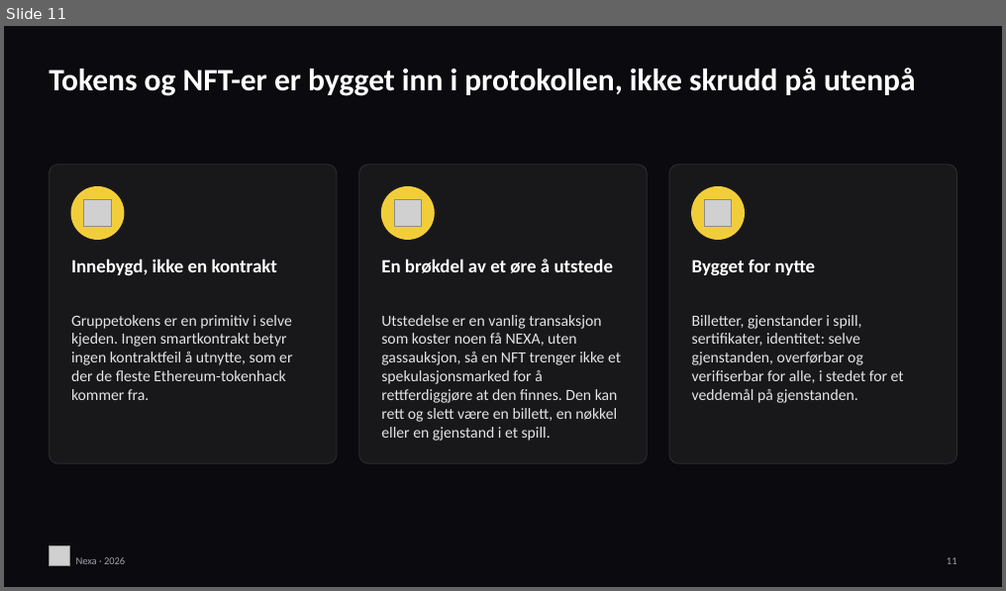
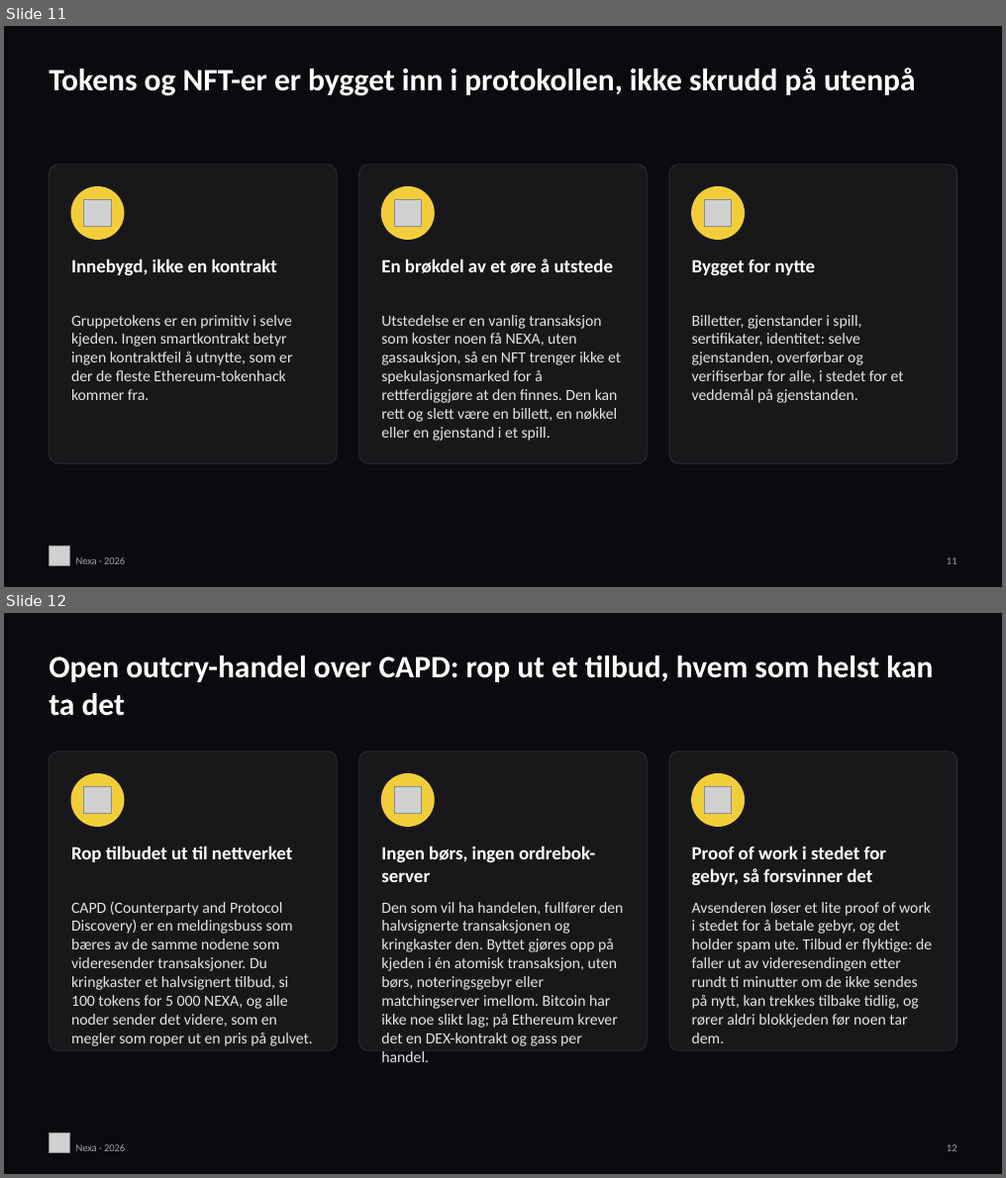
Before and after one commit to jQrgen/presentations, a slide deck: docs/nexa-vs-bitcoin-ethereum/Nexa-vs-Bitcoin-Ethereum-NO.pptx. Shown one above the other, each under a label of ours: slide 11 before the commit, slides 11 and 12 after it. The pictures are 1006x591 and 1006x1178 pixels, drawn with LibreOffice and Linux fonts; fonts in the diff are those of the drawing; grey boxes stand for pictures. Boxes give left, top, right and bottom in pixels: in the first picture for what was removed or moved away, otherwise in the second. Text is boxed around its words. In the diff, an @@ line names an element or a change of style, - is before the commit and + after.

Commit message:
Nexa deck: CAPD open outcry slide and comparison row (16 slides)

```diff
--- a/docs/nexa-vs-bitcoin-ethereum/Nexa-vs-Bitcoin-Ethereum-NO.pptx
+++ b/docs/nexa-vs-bitcoin-ethereum/Nexa-vs-Bitcoin-Ethereum-NO.pptx
@@ slide 12 added at [4,613,1002,1174], background #0A0A0F @@
@@ text added at [49,656,933,716], 30 pt, text #FFFFFF, bold @@
+Open outcry-handel over CAPD: rop ut et tilbud, hvem som helst kan ta det
@@ rounded rectangle added at [49,752,337,1051], fill #18181B, outline #2E2E35 0.75 pt @@
@@ rounded rectangle added at [358,752,647,1051], fill #18181B, outline #2E2E35 0.75 pt @@
@@ rounded rectangle added at [669,752,957,1051], fill #18181B, outline #2E2E35 0.75 pt @@
@@ ellipse added at [71,774,124,827], fill #F2CD3A, outline #F2CD3A 1 pt @@
@@ picture added at [84,786,111,814] @@
@@ ellipse added at [381,774,434,827], fill #F2CD3A, outline #F2CD3A 1 pt @@
@@ picture added at [394,786,421,814] @@
@@ ellipse added at [692,774,745,827], fill #F2CD3A, outline #F2CD3A 1 pt @@
@@ picture added at [705,786,732,814] @@
@@ text added at [71,846,292,862], 18 pt, text #FFFFFF, bold @@
+Rop tilbudet ut til nettverket
@@ text added at [381,846,595,882], 18 pt, text #FFFFFF, bold @@
+Ingen børs, ingen ordrebok-server
@@ text added at [692,846,887,885], 18 pt, text #FFFFFF, bold @@
+Proof of work i stedet for gebyr, så forsvinner det
@@ text added at [71,902,313,1047], 15 pt, text #E4E4E7 @@
+CAPD (Counterparty and Protocol Discovery) er en meldingsbuss som bæres av de samme nodene som videresender transaksjoner. Du kringkaster et halvsignert tilbud, si 100 tokens for 5 000 NEXA, og alle noder sender det videre, som en megler som roper ut en pris på gulvet.
@@ text added at [381,902,623,1062], 15 pt, text #E4E4E7 @@
+Den som vil ha handelen, fullfører den halvsignerte transaksjonen og kringkaster den. Byttet gjøres opp på kjeden i én atomisk transaksjon, uten børs, noteringsgebyr eller matchingserver imellom. Bitcoin har ikke noe slikt lag; på Ethereum krever det en DEX-kontrakt og gass per handel.
@@ text added at [692,902,932,1028], 15 pt, text #E4E4E7 @@
+Avsenderen løser et lite proof of work i stedet for å betale gebyr, og det holder spam ute. Tilbud er flyktige: de faller ut av videresendingen etter rundt ti minutter om de ikke sendes på nytt, kan trekkes tilbake tidlig, og rører aldri blokkjeden før noen tar dem.
@@ picture added at [49,1134,70,1154] @@
@@ text added at [76,1145,125,1152], 10 pt, text #A1A1AA @@
+Nexa · 2026
@@ text added at [946,1145,957,1152], 10 pt, text #A1A1AA @@
+12
```
Also in this commit, not shown: 4 slides changed, 19 other files.
